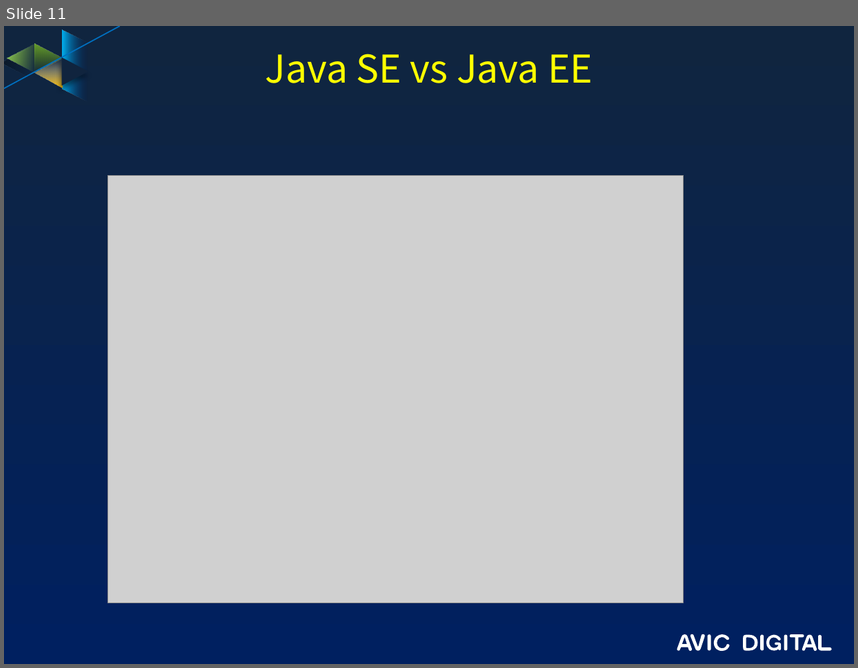
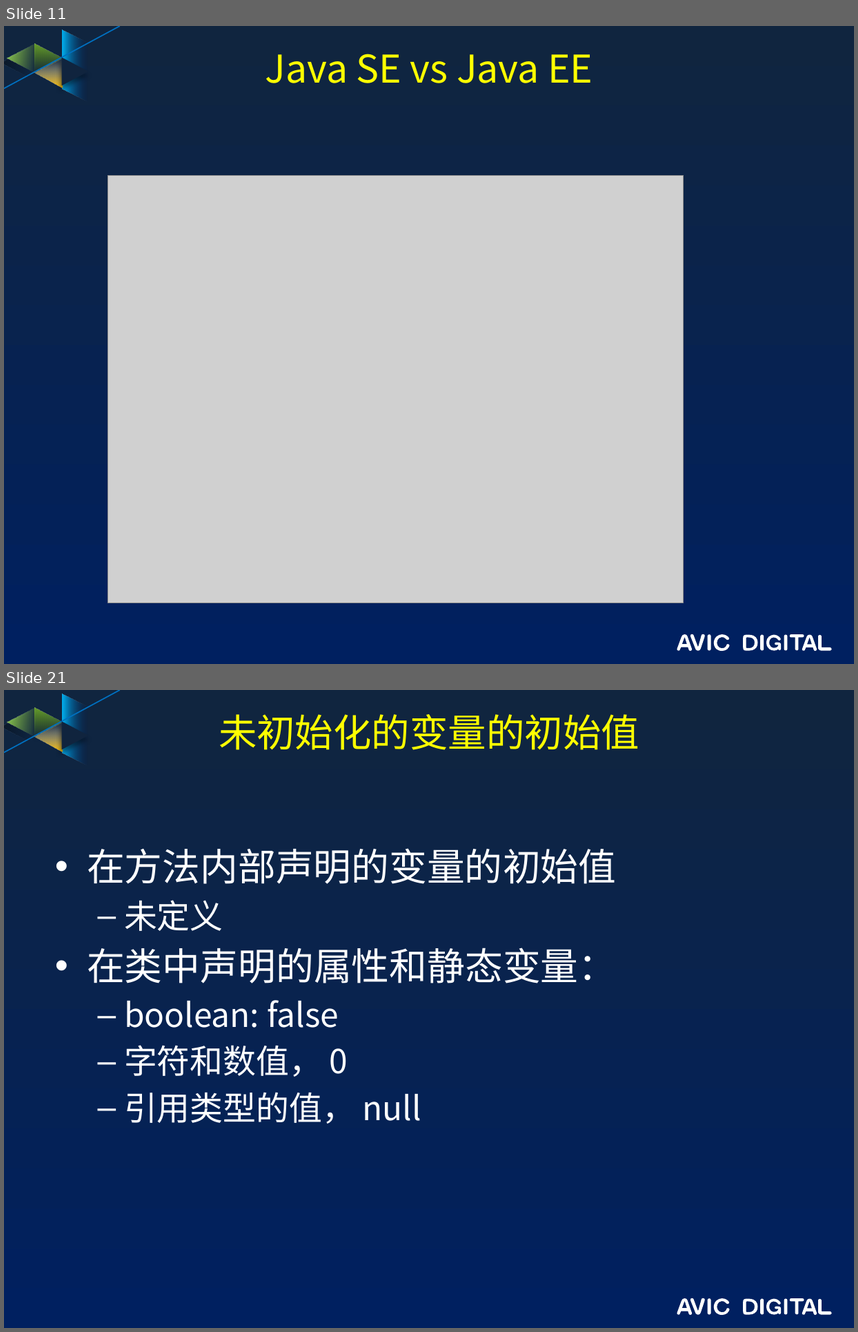
Before and after one commit to guofengzh/java-way, a slide deck: docs/java-概述.pptx. Shown one above the other, each under a label of ours: slide 11 before the commit, slides 11 and 21 after it; the slides between them are not shown. The pictures are 858x668 and 858x1332 pixels, drawn with LibreOffice and Linux fonts; fonts in the diff are those of the drawing; grey boxes stand for pictures; background and template pictures are left out. Boxes give left, top, right and bottom in pixels: in the first picture for what was removed or moved away, otherwise in the second. Text is boxed around its words. In the diff, an @@ line names an element or a change of style, - is before the commit and + after.

```diff
--- a/docs/java-概述.pptx
+++ b/docs/java-概述.pptx
@@ slide 21 added at (4,690,854,1328), background gradient #10253F to #002060; not listed: 17 template elements that a slide beside it also shows @@
@@ title added at (219,714,639,750), 32.4 pt, text #FFFF00 @@
+未初始化的变量的初始值
@@ text added at (87,848,616,1123), 28 pt, text #FFFFFF @@
+• 在方法内部声明的变量的初始值
+  – 未定义
+• 在类中声明的属性和静态变量：
+  – boolean: false
+  – 字符和数值， 0
+  – 引用类型的值， null
```
Also in this commit, not shown: 19 other slides added, 1 other file.
